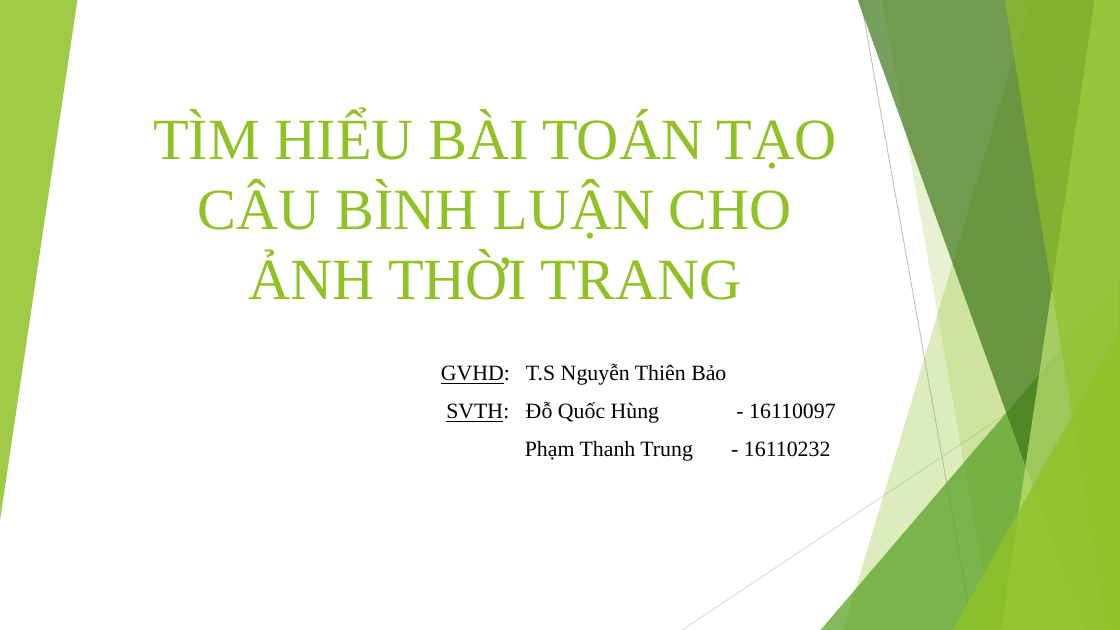
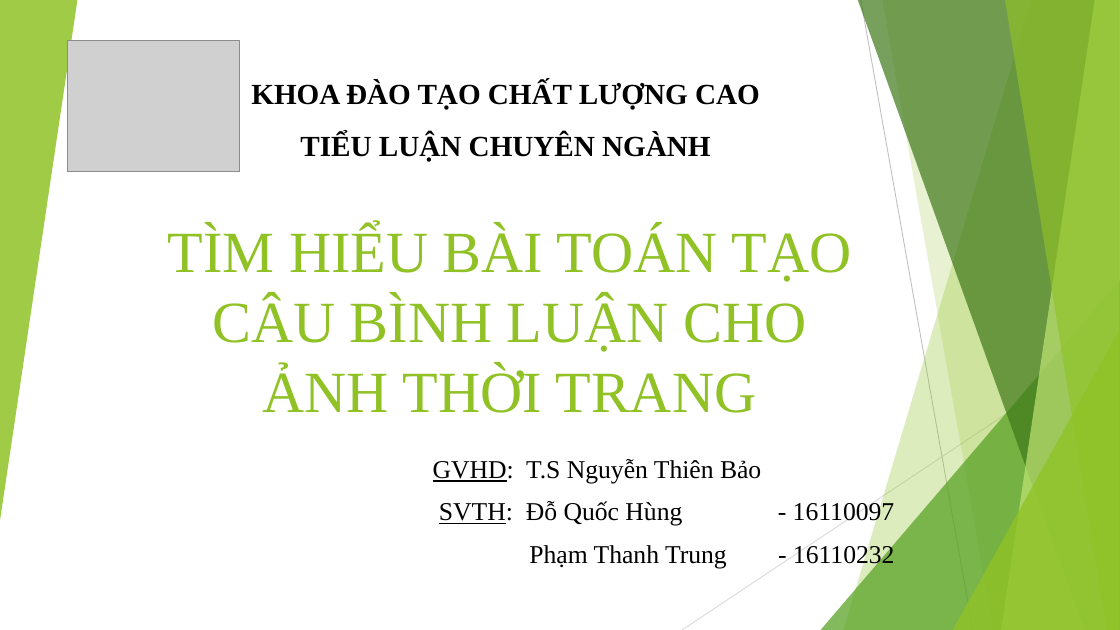
Before and after one commit to trungpham2701/TLCN-CommentGenerationForOutfit, a slide deck: slide 1 of BaoCaoTLCN.pptx. Drawn at 1120x630 pixels with LibreOffice and Linux fonts; fonts in the diff are those of the drawing; grey boxes stand for pictures. Boxes give left, top, right and bottom in pixels: in the first picture for what was removed or moved away, otherwise in the second. Text is boxed around its words. In the diff, an @@ line names an element or a change of style, - is before the commit and + after.

```diff
--- a/BaoCaoTLCN.pptx
+++ b/BaoCaoTLCN.pptx
@@ picture added at [67, 40, 239, 171] @@
@@ text added at [251, 82, 760, 162], 25 pt, text #000000, bold @@
+KHOA ĐÀO TẠO CHẤT LƯỢNG CAO
+TIỂU LUẬN CHUYÊN NGÀNH
@@ title "TÌM HIỂU BÀI TOÁN TẠO ...": place and size @@
-title "TÌM HIỂU BÀI TOÁN TẠO ..." at [153, 113, 837, 300]
+title "TÌM HIỂU BÀI TOÁN TẠO ..." at [168, 226, 851, 413]
@@ subtitle "GVHD: T.S Nguyễn Thiên Bảo": place and size @@
-subtitle "GVHD: T.S Nguyễn Thiên Bảo" at [441, 364, 831, 461]
+subtitle "GVHD: T.S Nguyễn Thiên Bảo" at [433, 459, 895, 568]
@@ subtitle "GVHD: T.S Nguyễn Thiên Bảo" at [433, 459, 895, 568]: size 18.7 to 22 pt @@
```
Also in this commit, not shown: 16 other slides changed, 3 slides added.
